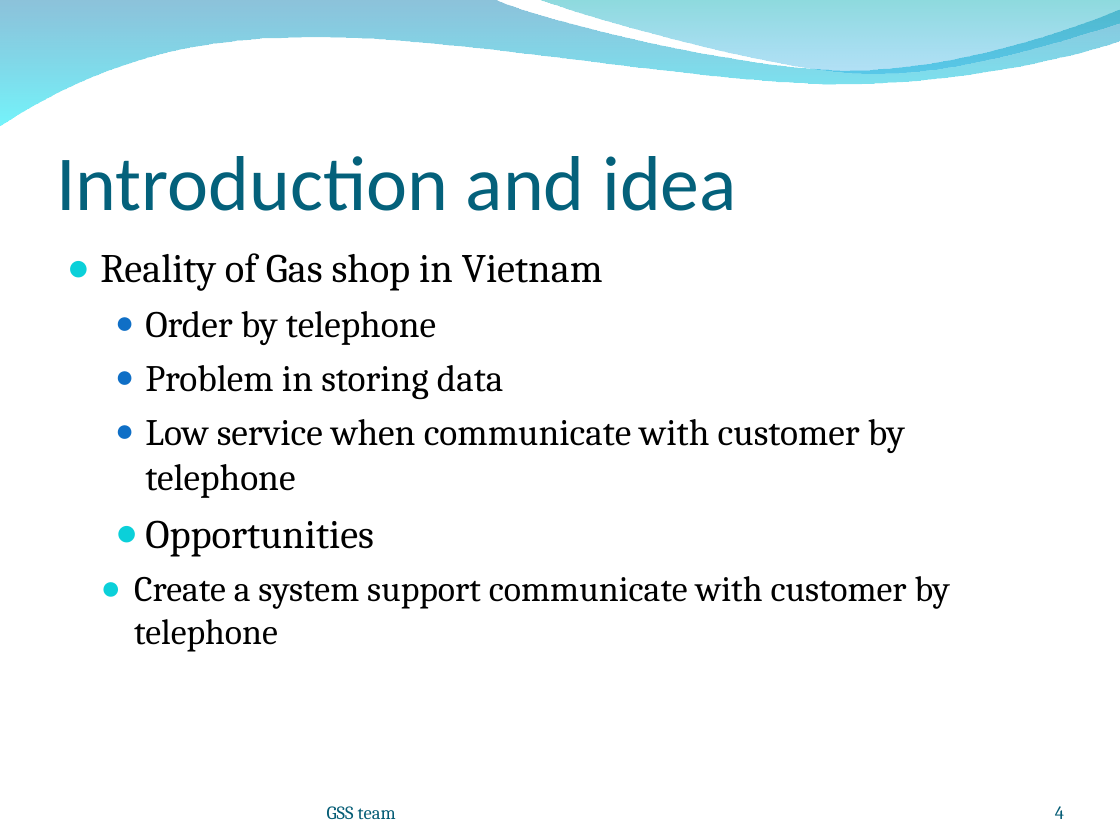
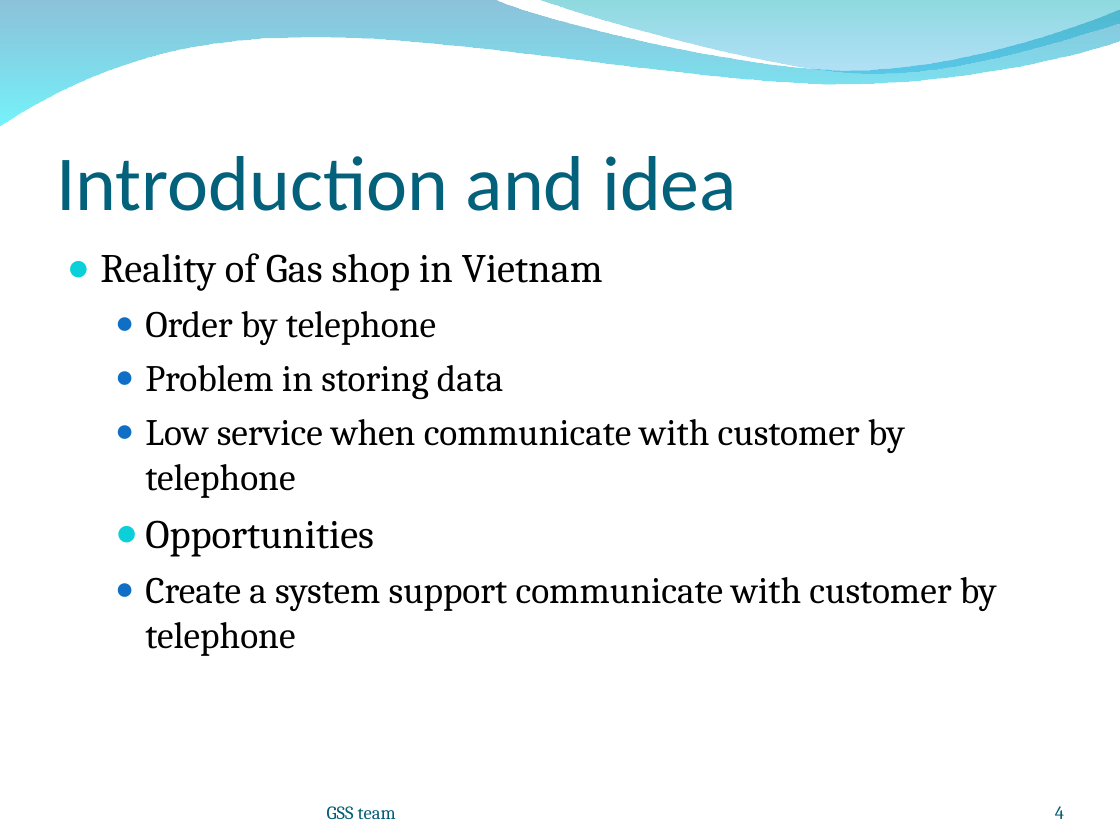
Before and after one commit to cprofu2012/DoAn, a slide deck: slide 4 of Document/Slide_1_Finally.ppt. Drawn at 1120x840 pixels with LibreOffice and Linux fonts; fonts in the diff are those of the drawing; background and template pictures are left out. Boxes give left, top, right and bottom in pixels: in the first picture for what was removed or moved away, otherwise in the second. Text is boxed around its words. In the diff, an @@ line names an element or a change of style, - is before the commit and + after.

```diff
--- a/Document/Slide_1_Finally.ppt
+++ b/Document/Slide_1_Finally.ppt
@@ text at box(145, 577, 997, 656): size 23 to 24 pt in "Create a system support communicate with customer ..."; list level 3 to 2 in "Create a system support communicate ..."; bullet colour #0BD0D9 to #0F6FC6 @@
```
Also in this commit, not shown: 1 other slide changed.
